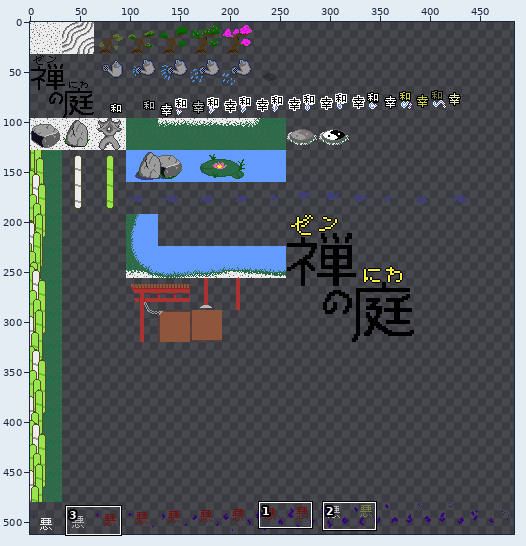
A sprite sheet gets an edit: src/data/image/2-tilesheet.png. The picture above shows the old version from afar; the outline marks the close-up.
Close-up. The starting point:
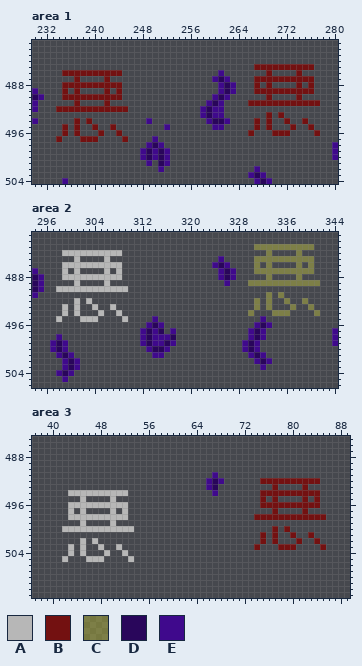
The file is 512x512 pixels. Shown: area 1: x 230..280, y 481..504; area 2: x 294..344, y 481..506; area 3: x 37..89, y 485..511. The wide view leaves out empty margins. The commit also changed other parts of the picture, which this record leaves out.
Palette (. is transparent): A #b7b7b7  B #731111  C #cccf3e68  D #29065b  E #3f098c
Pixels before, area 1, first column x 230:
485 .....................................BBBBBBBBBB....
486 .....BBBBBBBBBB................E.......B....B......
487 .......B....B.................EDE....BBBBBBBBBB....
488 .....BBBBBBBBBB................EDE...B.B....B.B....
489 E....B.B....B.B................EDE...BBBBBBBBBB....
490 DE...BBBBBBBBBB...............EDE......B....B......
491 E......B....B................EDE....BBBBBBBBBBBB...
492 E...BBBBBBBBBBBB............EDEE...................
493 ............................EDEE.......B.B.........
494 E......B.B.........E.........EDDE....B.B..B..B.....
495 .....B.B..B..B........E.......EE.....B.B...B..B....
496 .....B.B...B..B.....................B...BBB....B...
497 ....B...BBB....B....E..............................
498 ...................EDE............................E
499 ..................EDEDE...........................E
500 ..................EDEDE...........................E
501 ...................E.DE............................
502 .....................E...............E.............
503 ....................................EDE............
504 .....E...............................EDE...........
Pixels before, area 2, first column x 294:
483 .....................................CCCCCCCCCC....
484 .....AAAAAAAAAA........................C....C......
485 .......A....A..................E.....CCCCCCCCCC....
486 .....AAAAAAAAAA...............EDE....C.C....C.C....
487 E....A.A....A.A................EDE...CCCCCCCCCC....
488 DE...AAAAAAAAAA................EDE.....C....C......
489 DE.....A....A...................E...CCCCCCCCCCCC...
490 DE..AAAAAAAAAAAA...................................
491 E......................................C.C.........
492 .......A.A...........................C.C..C..C.....
493 .....A.A..A..A.......................C.C...C..C....
494 .....A.A...A..A.....................C...CCC....C...
495 ....A...AAA....A....E.................E............
496 ...................EDE...............EDE...........
497 ..................EDED.E............EDE...........E
498 ....E.............EDEEED............EDE...........E
499 ...EDE............EDEEDE...........EDE............E
500 ...EDE.............EDDE............EDE.............
501 ....EDE.............EE..............EDE............
502 .....EDE.............................EDE...........
503 .....EDE..............................E............
504 ....EDE............................................
505 .....E.............................................
Pixels before, area 3, first column x 42:
491 .........................E..................
492 ........................EDE......BBBBBBBBBB.
493 ........................ED.........B....B...
494 .AAAAAAAAAA..............E.......BBBBBBBBBB.
495 ...A....A........................B.B....B.B.
496 .AAAAAAAAAA......................BBBBBBBBBB.
497 .A.A....A.A........................B....B...
498 .AAAAAAAAAA.....................BBBBBBBBBBBB
499 ...A....A...................................
500 AAAAAAAAAAAA.......................B.B......
501 .................................B.B..B..B..
502 ...A.A...........................B.B...B..B.
503 .A.A..A..A......................B...BBB....B
504 .A.A...A..A.................................
505 A...AAA....A................................
After the commit:
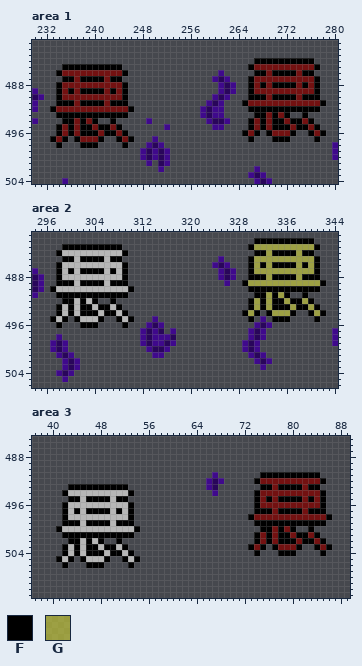
Colours new in this view: F #000000  G #cccf3ea6
Changes in this commit:
Changed rows in their new state; - is an unchanged pixel.
Area 1:
first column x 233:
484 ----------------------------------FFFFFFFFFF--
485 --FFFFFFFFFF---------------------F----------F-
486 -F----------F---------------------FF-FFFF-FF--
487 --FF-FFFF-FF---------------------F----------F-
488 -F----------F--------------------F-F-FFFF-F-F-
489 -F-F-FFFF-F-F--------------------F----------F-
490 -F----------F--------------------FFF-FFFF-FFF-
491 -FFF-FFFF-FFF-------------------F------------F
492 F------------F-------------------FFFFFFFFFFFF-
493 -FFFFFFFFFFFF---------------------FF-F-F--F---
494 --FF-F-F--F----------------------F-F-FF-FF-F--
495 -F-F-FF-FF-F---------------------F-F-FFF-FF-F-
496 -F-F-FFF-FF-F-------------------F-F-F---F--F-F
497 F-F-F---F--F-F-------------------F---FFF----F-
498 -F---FFF----F---------------------------------
Area 2:
first column x 297:
482 ----------------------------------FFFFFFFFFF--
483 --FFFFFFFFFF---------------------FGGGGGGGGGGF-
484 -F----------F---------------------FFGFFFFGFF--
485 --FF-FFFF-FF---------------------FGGGGGGGGGGF-
486 -F----------F--------------------FGFGFFFFGFGF-
487 -F-F-FFFF-F-F--------------------FGGGGGGGGGGF-
488 -F----------F--------------------FFFGFFFFGFFF-
489 -FFF-FFFF-FFF-------------------FGGGGGGGGGGGGF
490 F------------F-------------------FFFFFFFFFFFF-
491 -FFFFFFFFFFFF---------------------FFGFGF--F---
492 --FF-F-F--F----------------------FGFGFFGFFGF--
493 -F-F-FF-FF-F---------------------FGFGFFFGFFGF-
494 -F-F-FFF-FF-F-------------------FGF-FGGGF--FGF
495 F-F-F---F--F-F-------------------F---FFF----F-
496 -F---FFF----F---------------------------------
Area 3:
first column x 41:
491 ----------------------------------FFFFFFFFFF--
492 ---------------------------------F----------F-
493 --FFFFFFFFFF----------------------FF-FFFF-FF--
494 -F----------F--------------------F----------F-
495 --FF-FFFF-FF---------------------F-F-FFFF-F-F-
496 -F----------F--------------------F----------F-
497 -F-F-FFFF-F-F--------------------FFF-FFFF-FFF-
498 -F----------F-------------------F------------F
499 -FFF-FFFF-FFF--------------------FFFFFFFFFFFF-
500 F------------F--------------------FF-F-F--F---
501 -FFFFFFFFFFFF--------------------F-F-FF-FF-F--
502 --FF-F-F--F----------------------F-F-FFF-FF-F-
503 -F-F-FF-FF-F--------------------F-F-F---F--F-F
504 -F-F-FFF-FF-F--------------------F---FFF----F-
505 F-F-F---F--F-F--------------------------------
506 -F---FFF----F---------------------------------
Where, in picture pixels (left, top, right, bottom), the same in both close-ups:
added: (242, 58, 326, 142)
added: (50, 64, 134, 148)
changed: (242, 238, 326, 322)
added: (50, 244, 134, 328)
added: (248, 472, 332, 556)
added: (56, 484, 140, 568)
